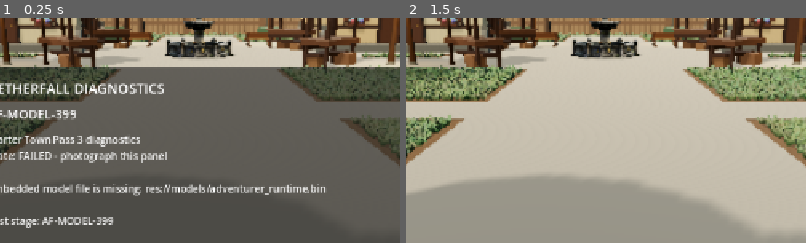
Above: before the commit, frames 1-2 (left to right).
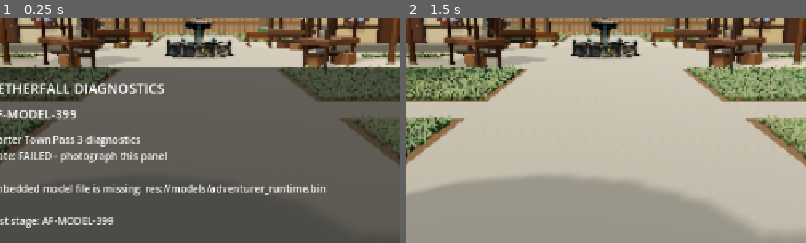
Above: after the commit, the same moments.

Repository: demetrecerrone-star/Aetherfall
Game: Godot game, scene res://starter_town.tscn
The game is run twice, just before and just after one commit, with the same random seed, the same clock (stepped at 60 frames per second) and the same inputs.
Inputs:
- Up to frame 1 (0.25 s): no input
- Up to frame 2 (1.5 s): click "ERROR AF-MODEL-399" at 0.5 s; click "POSE: RELAX" at 1.25 s
The pictures show only the part of the screen within x 25-75%, y 19-69%; the shares and areas given below are measured in that part.

The runs differ from the first frame. In frame 1, 0.1% of the frame differs, in the area x 46-54%, y 3-12%; in frame 2, 0.1%.

Commit message:
Attach mobile water surfaces, curved falling jets and low-cost ripple effects to centered user fountain

Diff:
--- a/cleanroom/starter_town.gd
+++ b/cleanroom/starter_town.gd
@@ -7,6 +7,7 @@
 # Runtime .bin holds the same optimized GLB bytes and is explicitly
 # bundled in the Android export (Godot does not reliably preload raw .glb).
 const FOUNTAIN_RUNTIME_PATH := "res://models/fountain/MedievalFountain.bin"
+const FountainWater = preload("res://fountain_water.gd")
 # Midpoint between market stall rows (z=-6.10 and z=+2.45), x=0.
 const FOUNTAIN_CENTER := Vector2(0.0, -1.825)
 const FOUNTAIN_SCALE := 3.55 # +10.9% from approved Pass 9 size
@@ -1127,6 +1128,12 @@
     fountain_mesh.name = "ImportedMedievalFountain"
     fountain_mesh.scale = Vector3.ONE * FOUNTAIN_SCALE
     fountain.add_child(fountain_mesh)
+    # Water layers use the fountain's approved Pass 10 local dimensions.
+    # Never disturb the real Tripo model, its scale or the market position.
+    var fountain_water := FountainWater.new()
+    fountain_water.name = "FountainWaterEffects"
+    fountain.add_child(fountain_water)
+    fountain.set_meta("fountain_water_effects_enabled", true)
 
     # User-approved fountain made about 11% larger and centered precisely
     # between the two rows of market stalls. Preserve circular collision
